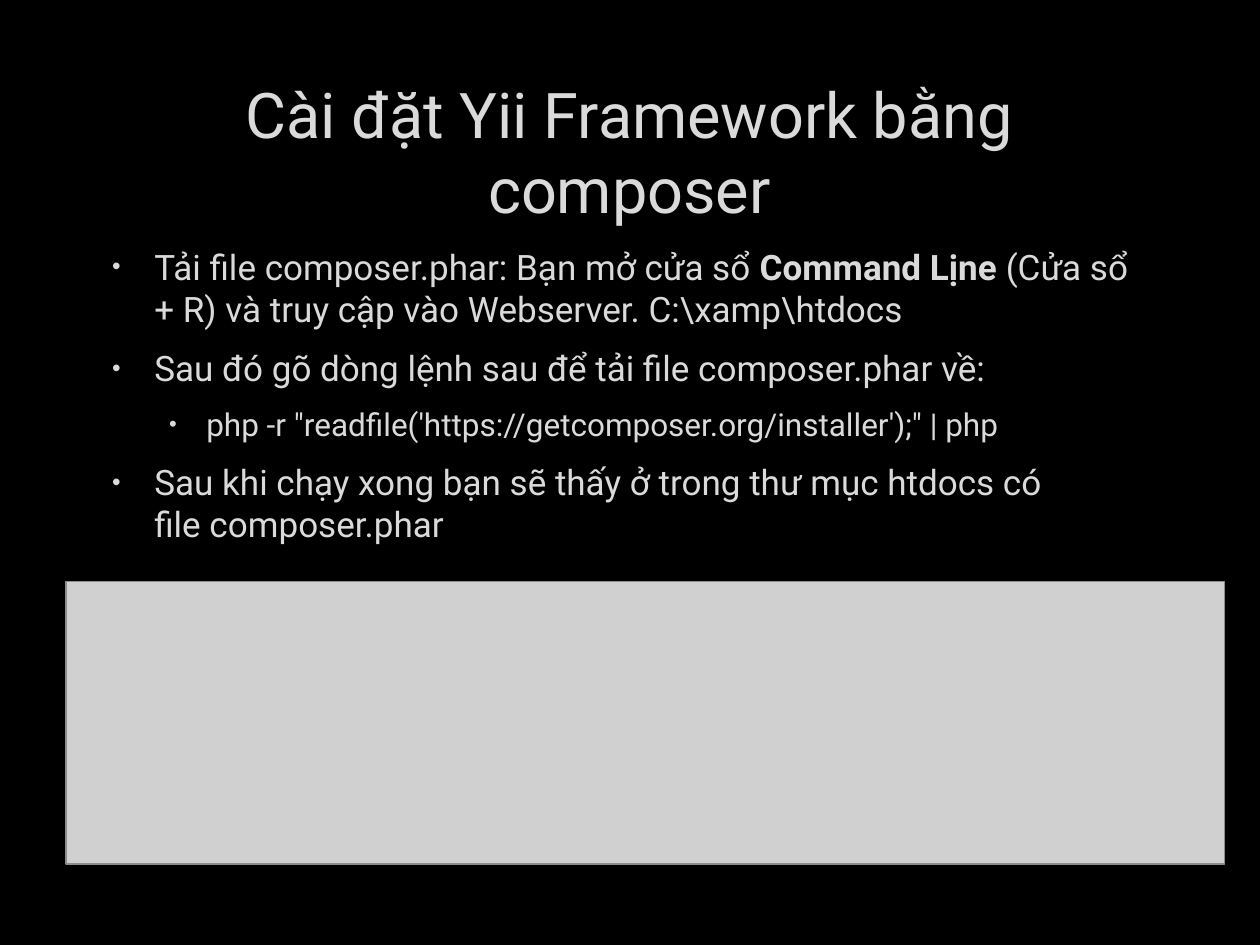
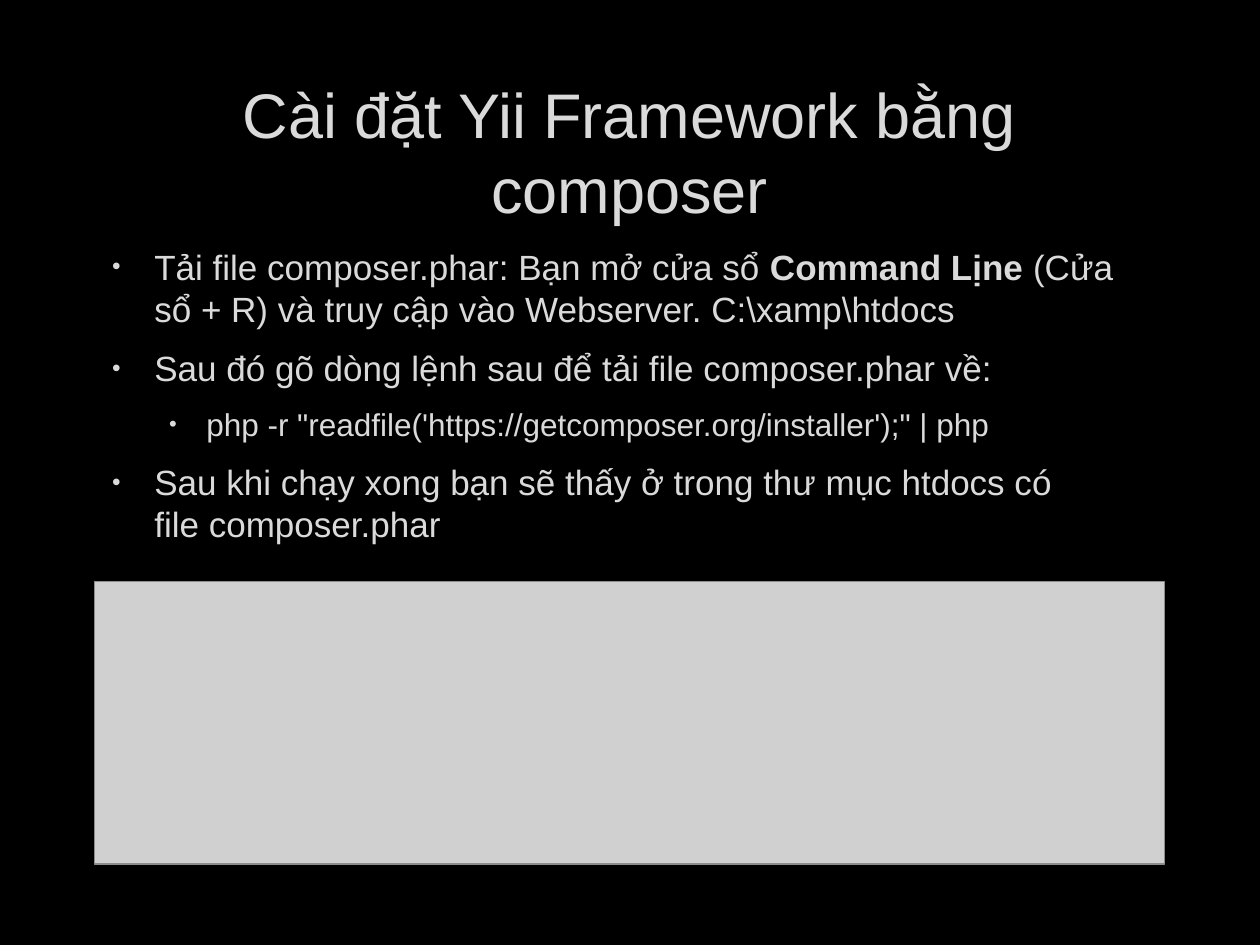
Before and after one commit to deviknight/php, a slide deck: slide 12 of Yii-Framwork.pptx (slide 7 before the commit). Drawn at 1260x945 pixels with LibreOffice and Linux fonts; fonts in the diff are those of the drawing; grey boxes stand for pictures; background and template pictures are left out. Boxes give left, top, right and bottom in pixels: in the first picture for what was removed or moved away, otherwise in the second. Text is boxed around its words. In the diff, an @@ line names an element or a change of style, - is before the commit and + after.

Commit message:
completed slides for Yii2 framework

```diff
--- a/Yii-Framwork.pptx
+++ b/Yii-Framwork.pptx
@@ title "Cài đặt Yii Framework bằng ..." at [243,88,1016,225]: font Roboto to Arial @@
@@ text "Tải file composer.phar: Bạn mở ..." at [154,251,1113,544]: font Roboto to Arial @@
@@ picture: place and size @@
-picture at [66,582,1223,864]
+picture at [94,582,1164,864]
```
Also in this commit, not shown: 19 other slides changed, 9 slides added, 2 slides removed, 2 other files.
